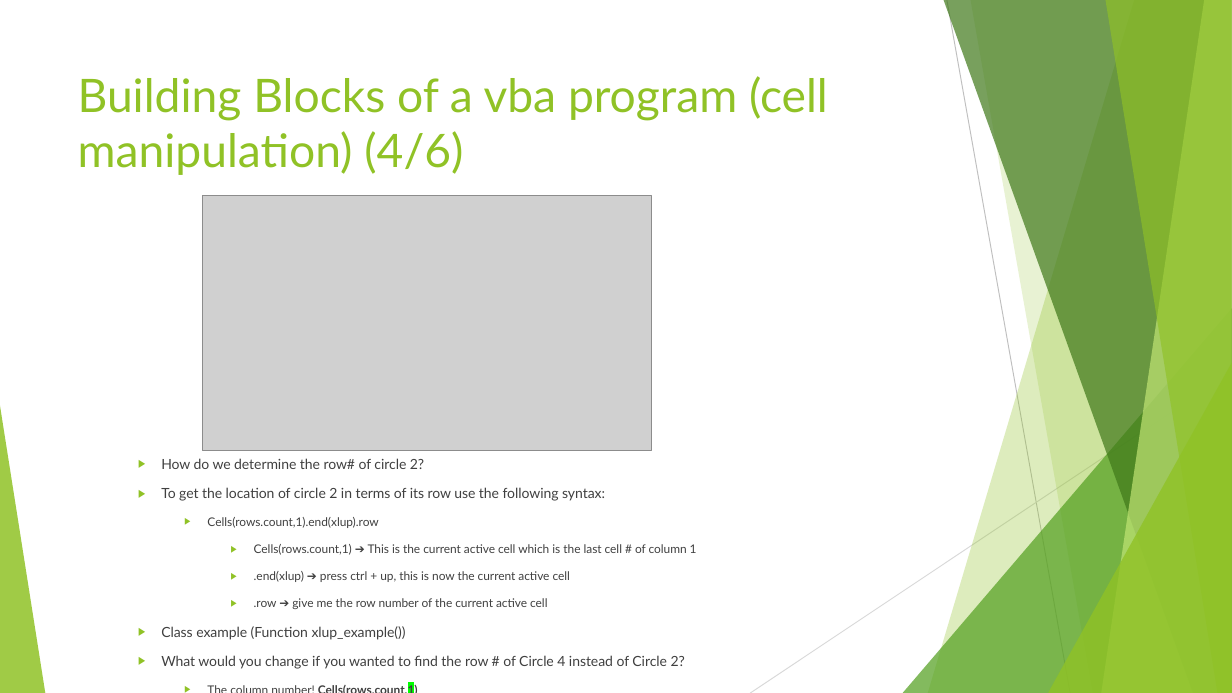
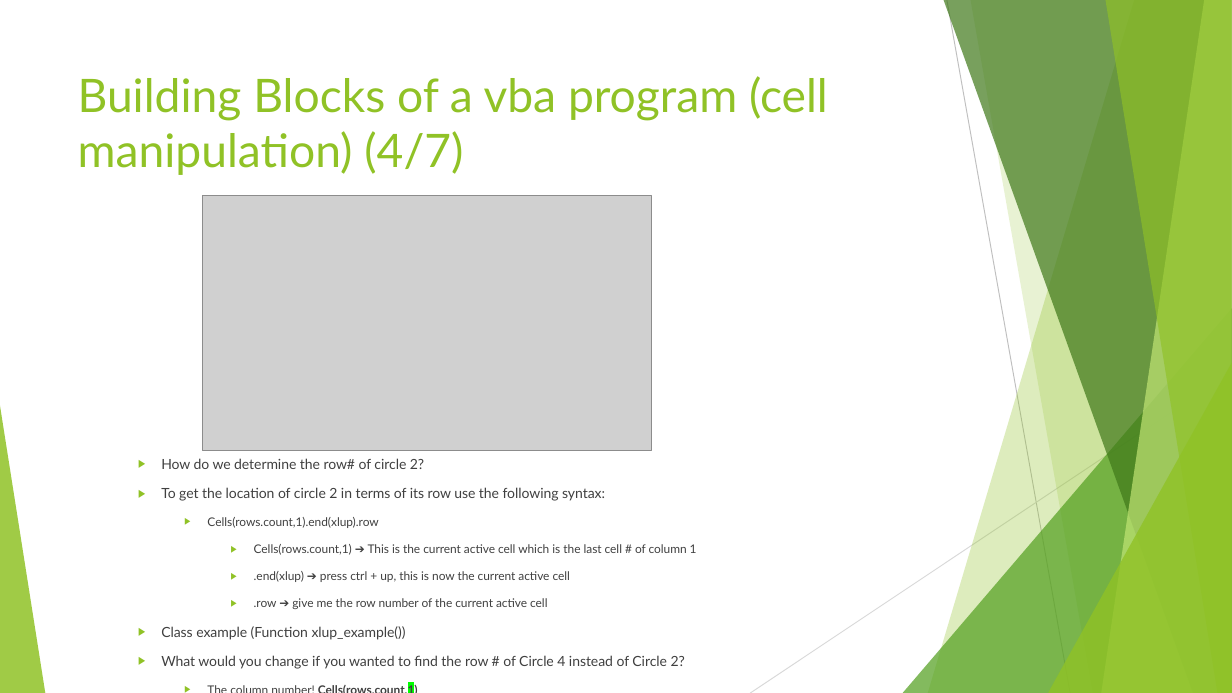
Before and after one commit to lifeinData/vba_senimar_datathon, a slide deck: slide 15 of VBA Seminar.pptx. Drawn at 1232x693 pixels with LibreOffice and Linux fonts; fonts in the diff are those of the drawing; grey boxes stand for pictures. Boxes give left, top, right and bottom in pixels: in the first picture for what was removed or moved away, otherwise in the second. Text is boxed around its words. In the diff, an @@ line names an element or a change of style, - is before the commit and + after.

```diff
--- a/VBA Seminar.pptx
+++ b/VBA Seminar.pptx
@@ title at (x1=78, y1=76, x2=828, y2=175): text changed @@
-Building Blocks of a vba program (cell manipulation) (4/6)
+Building Blocks of a vba program (cell manipulation) (4/7)
```
Also in this commit, not shown: 13 other slides changed, 2 slides added, 1 other file.
